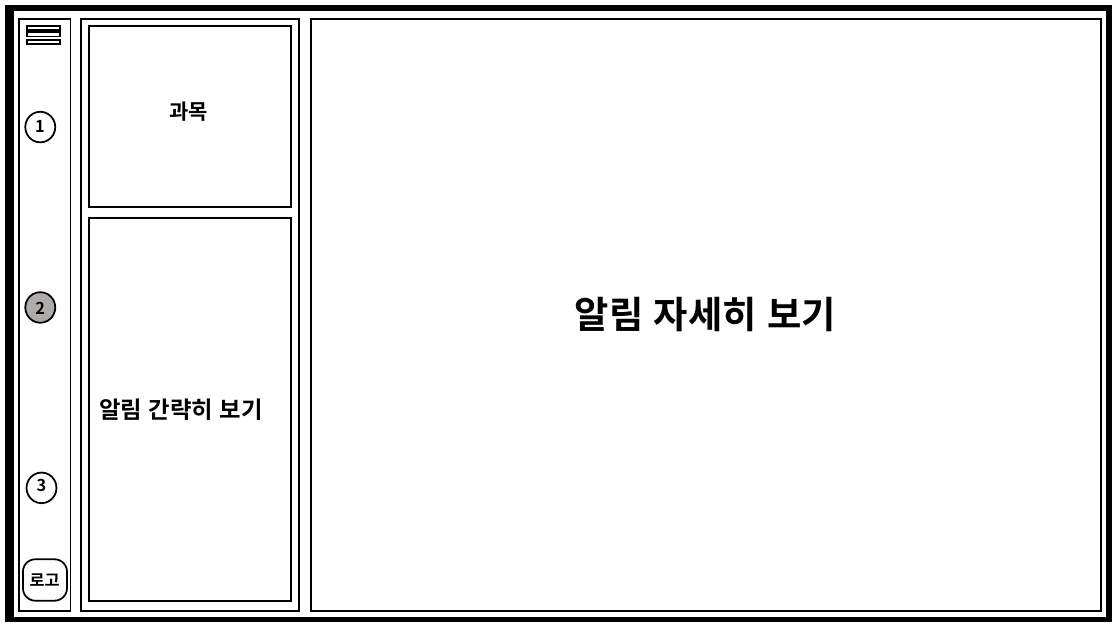
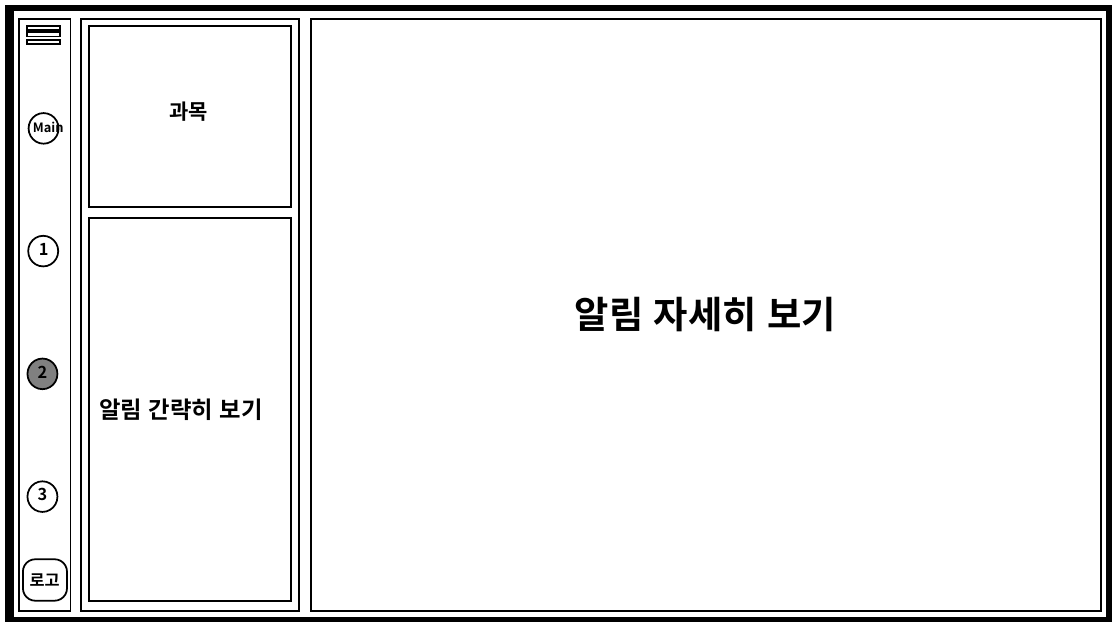
Before and after one commit to CSharp-WPF-team-project/team-project, a slide deck: slide 5 of 계획서, 보고서/구조.pptx. Drawn at 1120x630 pixels with LibreOffice and Linux fonts; fonts in the diff are those of the drawing. Boxes give left, top, right and bottom in pixels: in the first picture for what was removed or moved away, otherwise in the second. Text is boxed around its words. In the diff, an @@ line names an element or a change of style, - is before the commit and + after.

```diff
--- a/계획서, 보고서/구조.pptx
+++ b/계획서, 보고서/구조.pptx
@@ ellipse: place and size @@
-ellipse at <box>25,112,55,142</box>
+ellipse at <box>29,113,59,144</box>
@@ text added at <box>33,119,64,137</box>, 11 pt, text #000000, bold @@
+Main
@@ ellipse: place and size @@
-ellipse at <box>25,292,55,323</box>
+ellipse at <box>28,236,58,266</box>
@@ ellipse at <box>28,236,58,266</box>: fill #AFABAB to none @@
@@ text "1": place and size @@
-text "1" at <box>35,120,45,132</box>
+text "1" at <box>39,243,49,255</box>
@@ ellipse added at <box>27,359,57,389</box>, fill #808080, outline #000000 1.5 pt @@
@@ text "2": place and size @@
-text "2" at <box>35,301,45,314</box>
+text "2" at <box>38,366,48,378</box>
@@ ellipse: place and size @@
-ellipse at <box>26,473,56,503</box>
+ellipse at <box>27,481,57,512</box>
@@ text "3": place and size @@
-text "3" at <box>37,478,47,491</box>
+text "3" at <box>38,487,48,500</box>
```
Also in this commit, not shown: 4 other slides changed, 3 other files.
